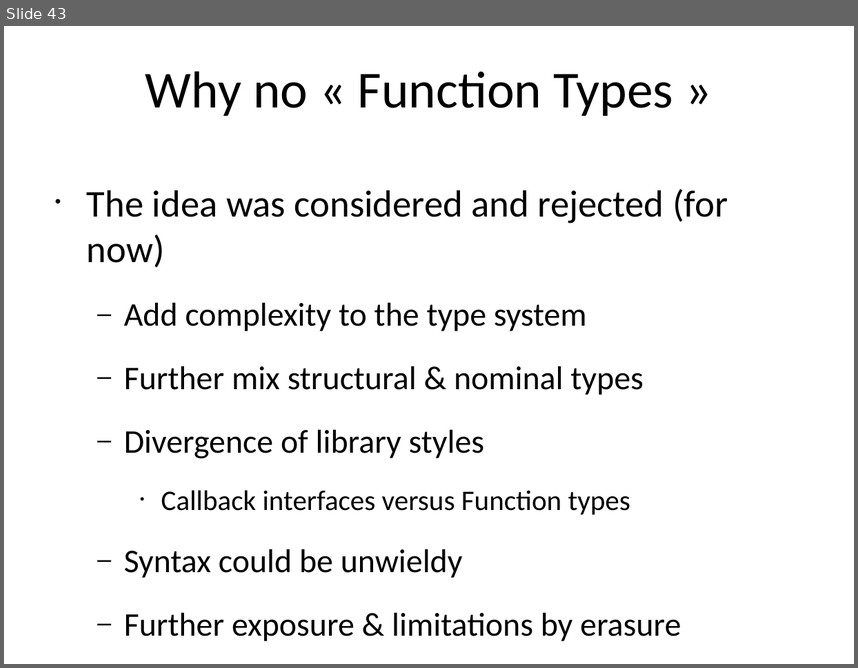
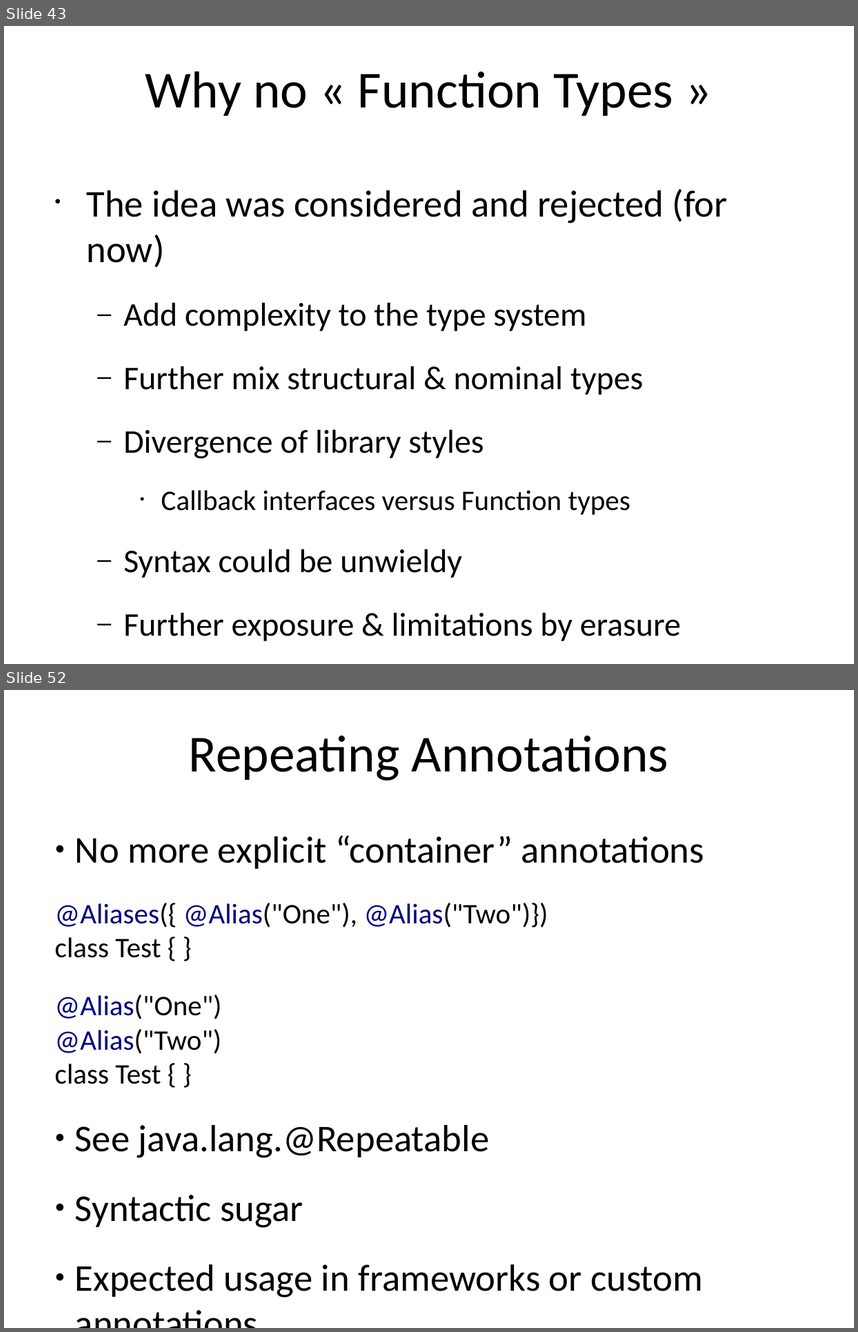
Before and after one commit to kwakeroni/workshops, a slide deck: workshop-java8.ppt. Shown one above the other, each under a label of ours: slide 43 before the commit, slides 43 and 52 after it; the slides between them are not shown. The pictures are 858x668 and 858x1332 pixels, drawn with LibreOffice and Linux fonts; fonts in the diff are those of the drawing. Boxes give left, top, right and bottom in pixels: in the first picture for what was removed or moved away, otherwise in the second. Text is boxed around its words. In the diff, an @@ line names an element or a change of style, - is before the commit and + after.

```diff
--- a/workshop-java8.ppt
+++ b/workshop-java8.ppt
@@ slide 52 added at <box>4,690,854,1328</box>, background #FFFFFF @@
@@ title added at <box>189,736,668,780</box>, 44 pt, text #000000 @@
+Repeating Annotations
@@ text added at <box>55,835,705,1297</box>, 32 pt, text #000000 @@
+● No more explicit “container” annotations
+@Aliases({ @Alias("One"), @Alias("Two")})
+class Test { }
+@Alias("One")
+@Alias("Two")
+class Test { }
+● See java.lang.@Repeatable
+● Syntactic sugar
+● Expected usage in frameworks or custom annotations
```
Also in this commit, not shown: 33 other slides changed, 9 other slides added, 14 other files.
